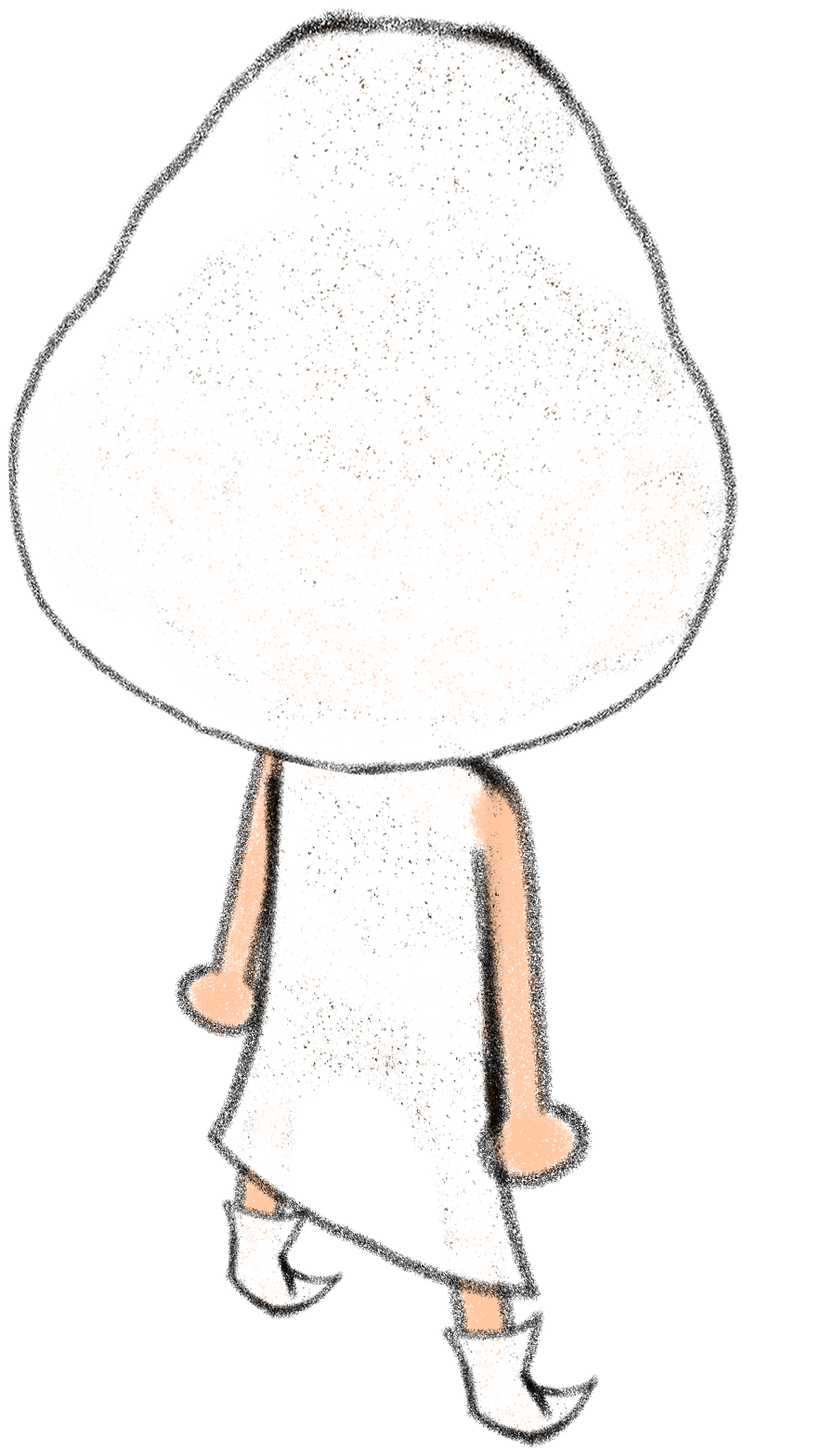
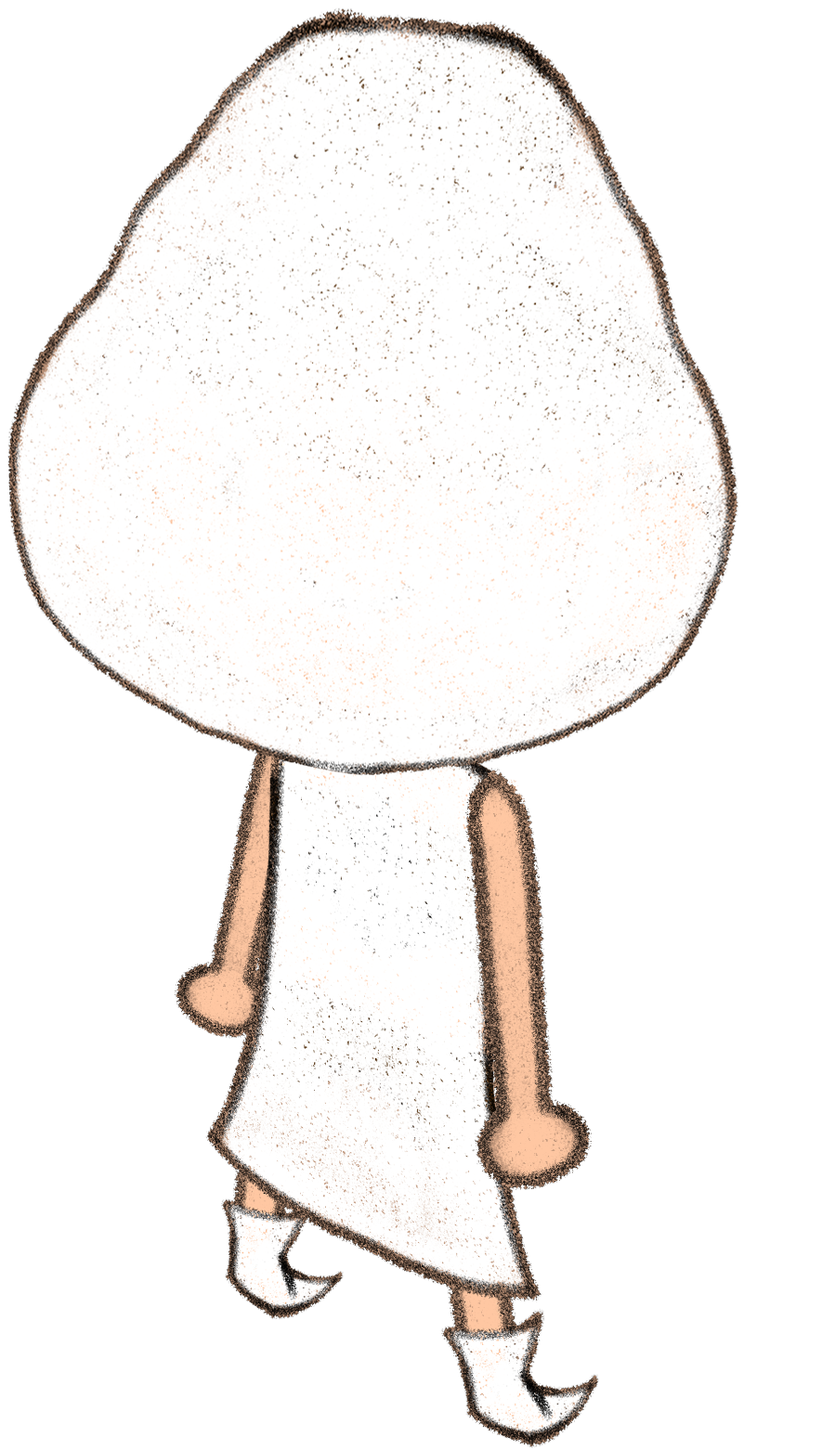
Layer changes from the first 822x1450 image to the second:
painted on "diagonal arriba cabeza" over [8, 8, 739, 776]
painted on "1_brazo_derecho" over [464, 767, 592, 1191]
painted on "diagonal cuerpo" over [206, 640, 542, 1302]
painted on "PIERNA IZQ" over [220, 954, 343, 1320]
painted on "PIERNA DER" over [417, 1034, 598, 1448]
painted on "5_brazo_izq" over [174, 705, 321, 1038]
